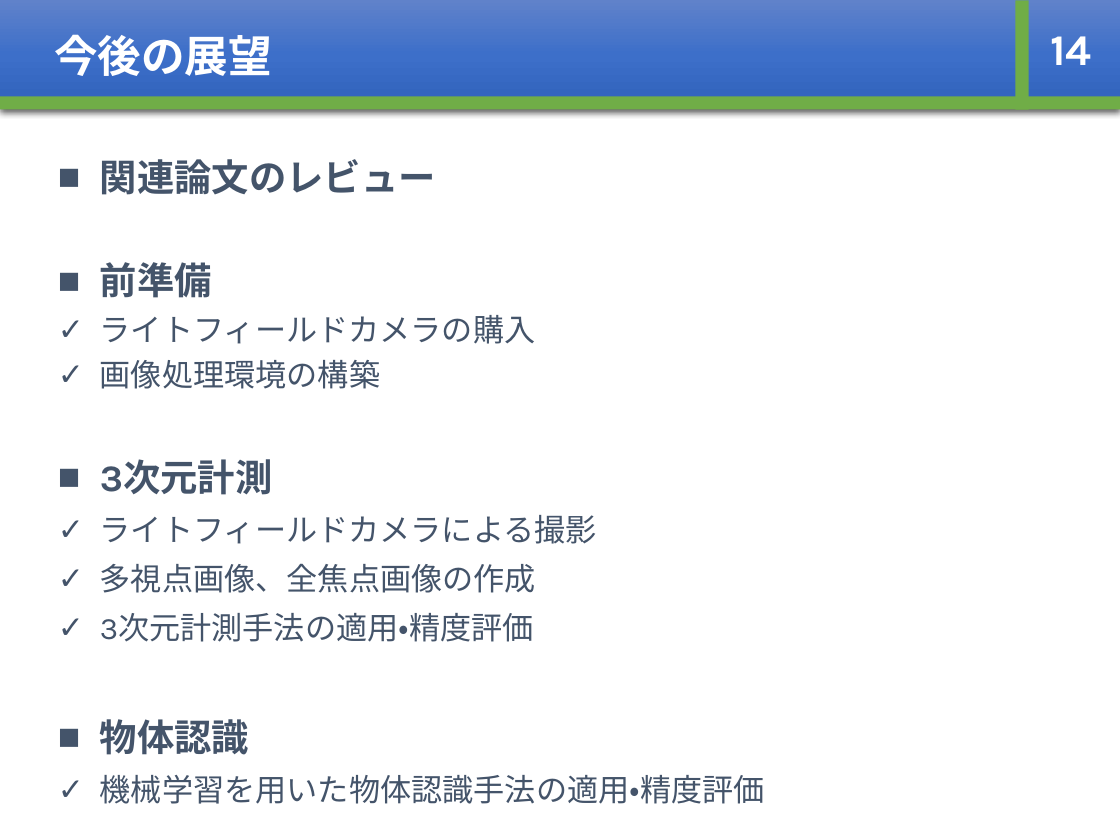
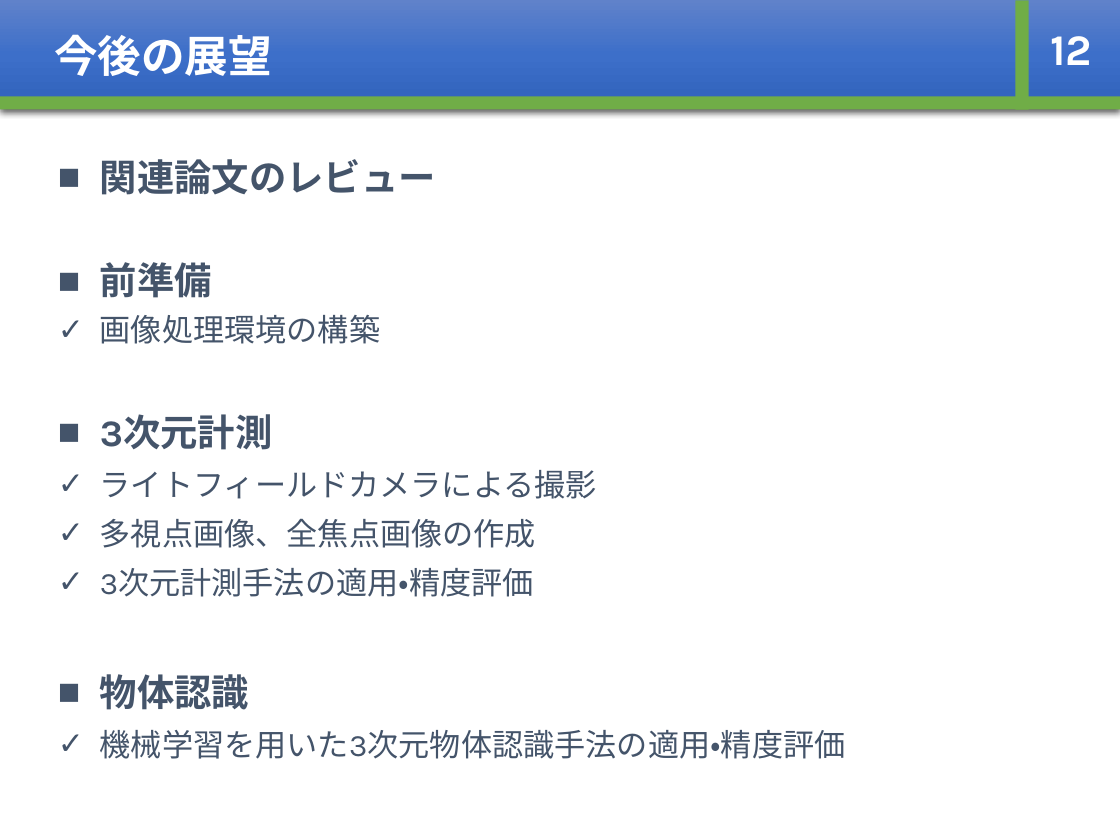
Before and after one commit to whcitizen/citizen_thesis, a slide deck: slide 16 of 03_mid_presentation/mid-presentation_20180219.pptx (slide 19 before the commit). Drawn at 1120x840 pixels with LibreOffice and Linux fonts; fonts in the diff are those of the drawing. Boxes give left, top, right and bottom in pixels: in the first picture for what was removed or moved away, otherwise in the second. Text is boxed around its words. In the diff, an @@ line names an element or a change of style, - is before the commit and + after.

```diff
--- a/03_mid_presentation/mid-presentation_20180219.pptx
+++ b/03_mid_presentation/mid-presentation_20180219.pptx
@@ text at (x1=1050, y1=36, x2=1092, y2=65): text changed @@
-14
+12
@@ text at (x1=100, y1=315, x2=536, y2=344): paragraph removed @@
-✓ ライトフィールドカメラの購入
@@ text at (x1=100, y1=730, x2=846, y2=759): text changed @@
-✓ 機械学習を用いた物体認識手法の適用・精度評価
+✓ 機械学習を用いた3次元物体認識手法の適用・精度評価
```
Also in this commit, not shown: 14 other slides changed, 1 slide added, 1 slide removed, 8 other files.
